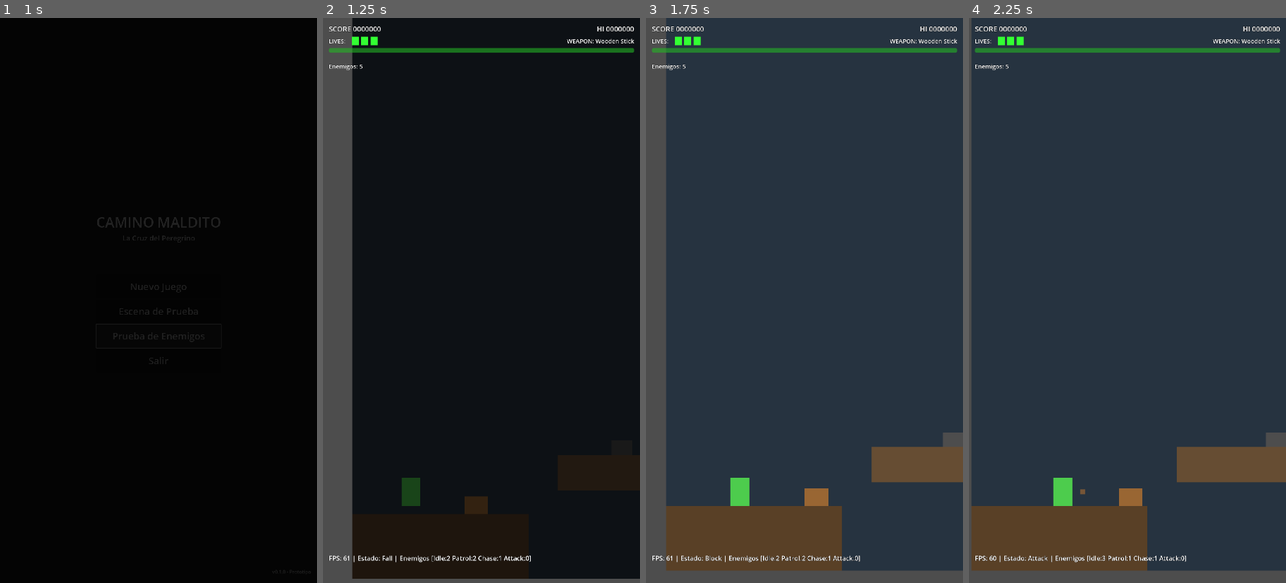
Above: before the commit, frames 1-4 (left to right).
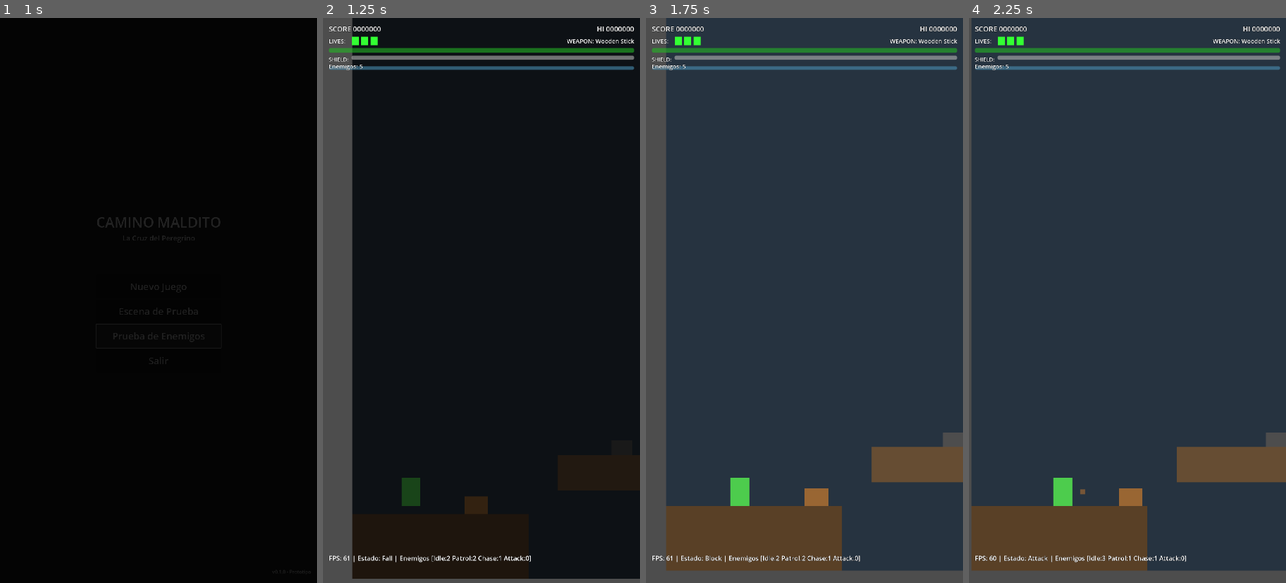
Above: after the commit, the same moments.

Repository: juanrafernandez/pilgrim
Game: Godot game, scene res://scenes/main/main_menu.tscn
The game is run twice, just before and just after one commit, with the same random seed, the same clock (stepped at 60 frames per second) and the same inputs.
Inputs:
- Up to frame 1 (1 s): click "Prueba de Enemigos" at 0.5 s
- Up to frame 2 (1.25 s): no input
- Up to frame 3 (1.75 s): tap Enter (ui_accept) at 1.25 s; hold Right (move_right) from 1.28 s (still down); hold Q (block) from 1.28 s (still down); tap A (jump) at 1.52 s
- Up to frame 4 (2.25 s): keep holding Right (move_right); release Q (block) at 2.03 s; tap S (attack) at 2.1 s

Frame 1 is identical in both runs. In frame 2, 1.4% of the frame differs, in the area x 1-99%, y 6-10%; in frame 3, 1.3%; in frame 4, 1.3%.

Commit message:
feat: add shield energy HUD with parry window indicator
Implements TASK-001.2: Shield Energy HUD for retro arcade visualization.

New UI Components:
- ShieldBar (shield_bar.tscn/gd) - Energy bar with color coding
  * Cyan (75-100% energy)
  * Blue (25-75% energy)
  * Orange (0-25% energy)
  * Gray (depleted)
- Parry window indicator with flashing "⚡PARRY!" text
- Smooth animations for parry flash effect

HUD Integration:
- Added ShieldBar to ArcadeHUD layout
- Positioned below HealthBar for clear hierarchy
- Added missing WeaponDurabilityBar and ComboLabel nodes to scene
- Color-coded feedback matches arcade aesthetic

Signal System:
- Shield.gd: Added parry_window_started/ended signals
- Player.gd: Added parry_window_active signal
- Connected all shield signals to HUD system
- Real-time energy updates during block/regen

Test Scene Updates:
- test_scene_enemies.gd: Connected shield signals to HUD
- Automatic parry indicator display during 0.2s window
- Perfect parry feedback through HUD

Visual Feedback:
- Energy bar color changes based on shield level
- Parry indicator flashes at 0.1s intervals during window
- Blocking adds subtle highlight to energy bar
- All text uses arcade-style outlines for readability

Architecture:
- ShieldBar is self-contained component
- Follows same pattern as existing HUD elements
- Uses signals for clean separation of concerns
- Compatible with retro pixel art aesthetic

Controls:
- Q key: Block (displays shield energy consumption)
- Parry window automatically shown first 0.2s of block

This completes the critical UI foundation for the shield system.
Players can now see energy levels and parry timing visually.

Next: TASK-001.3 (Sound Effects) and TASK-001.1 (Visual Effects)

Diff:
--- a/scenes/main/test_scene_enemies.gd
+++ b/scenes/main/test_scene_enemies.gd
@@ -29,6 +29,9 @@
 	player.died.connect(_on_player_died)
 	player.weapon_changed.connect(_on_player_weapon_changed)
 	player.weapon_durability_changed.connect(_on_weapon_durability_changed)
+	player.shield_energy_changed.connect(_on_shield_energy_changed)
+	player.perfect_parry.connect(_on_perfect_parry)
+	player.parry_window_active.connect(_on_parry_window_active)
 
 	# Connect GameManager signals
 	GameManager.lives_changed.connect(_on_lives_changed)
@@ -260,3 +263,18 @@
 func _on_combo_changed(combo_count: int, multiplier: float) -> void:
 	"""Handle combo changed from GameManager"""
 	arcade_hud.set_combo(combo_count, multiplier)
+
+
+func _on_shield_energy_changed(current: int, maximum: int) -> void:
+	"""Handle shield energy changed from player"""
+	arcade_hud.set_shield_energy(current, maximum)
+
+
+func _on_perfect_parry(damage_returned: int) -> void:
+	"""Handle perfect parry from player"""
+	print("PERFECT PARRY! Returned %d damage!" % damage_returned)
+
+
+func _on_parry_window_active(is_active: bool) -> void:
+	"""Handle parry window state change"""
+	arcade_hud.show_parry_window(is_active)
--- a/scenes/ui/arcade_hud.tscn
+++ b/scenes/ui/arcade_hud.tscn
@@ -1,6 +1,7 @@
-[gd_scene load_steps=3 format=3 uid="uid://c8q7x5r2m3v1p"]
+[gd_scene load_steps=4 format=3 uid="uid://c8q7x5r2m3v1p"]
 
 [ext_resource type="Script" path="res://scripts/ui/arcade_hud.gd" id="1_arcade_hud"]
+[ext_resource type="PackedScene" uid="uid://bp8k3m5n9qw2r" path="res://scenes/ui/shield_bar.tscn" id="2_shield_bar"]
 
 [sub_resource type="LabelSettings" id="LabelSettings_score"]
 font_size = 24
@@ -75,3 +76,19 @@
 max_value = 100.0
 value = 100.0
 show_percentage = false
+
+[node name="ShieldBar" parent="HUDContainer/VBox" instance=ExtResource("2_shield_bar")]
+layout_mode = 2
+
+[node name="WeaponDurabilityBar" type="ProgressBar" parent="HUDContainer/VBox"]
+custom_minimum_size = Vector2(0, 12)
+layout_mode = 2
+max_value = 100.0
+value = 100.0
+show_percentage = false
+
+[node name="ComboLabel" type="Label" parent="HUDContainer/VBox"]
+layout_mode = 2
+text = "COMBO x5  (2.0x)"
+horizontal_alignment = 1
+label_settings = SubResource("LabelSettings_normal")
--- /dev/null
+++ b/scenes/ui/shield_bar.tscn
@@ -0,0 +1,31 @@
+[gd_scene load_steps=3 format=3 uid="uid://bp8k3m5n9qw2r"]
+
+[ext_resource type="Script" path="res://scripts/ui/shield_bar.gd" id="1_shield_bar"]
+
+[sub_resource type="LabelSettings" id="LabelSettings_shield"]
+font_size = 18
+font_color = Color(1, 1, 1, 1)
+outline_size = 2
+outline_color = Color(0, 0, 0, 1)
+
+[node name="ShieldBar" type="HBoxContainer"]
+theme_override_constants/separation = 10
+script = ExtResource("1_shield_bar")
+
+[node name="ShieldLabel" type="Label" parent="."]
+layout_mode = 2
+text = "SHIELD:"
+label_settings = SubResource("LabelSettings_shield")
+
+[node name="EnergyBar" type="ProgressBar" parent="."]
+custom_minimum_size = Vector2(200, 14)
+layout_mode = 2
+size_flags_horizontal = 3
+max_value = 100.0
+value = 100.0
+show_percentage = false
+
+[node name="ParryIndicator" type="Label" parent="."]
+layout_mode = 2
+text = "⚡PARRY!"
+label_settings = SubResource("LabelSettings_shield")
--- a/scripts/player/player.gd
+++ b/scripts/player/player.gd
@@ -16,6 +16,7 @@
 signal projectile_thrown(projectile: Projectile)
 signal shield_energy_changed(current: int, max: int)
 signal perfect_parry(damage_returned: int)
+signal parry_window_active(is_active: bool)
 
 # Enums
 enum WeaponType {
@@ -539,6 +540,8 @@
 	shield.perfect_parry_triggered.connect(_on_perfect_parry_triggered)
 	shield.shield_depleted.connect(_on_shield_depleted)
 	shield.shield_recharged.connect(_on_shield_recharged)
+	shield.parry_window_started.connect(_on_parry_window_started)
+	shield.parry_window_ended.connect(_on_parry_window_ended)
 
 	print("Player: Shield initialized (Energy: %d/%d)" % [shield.current_energy, shield.max_energy])
 
@@ -559,6 +562,18 @@
 
 func _on_shield_recharged() -> void:
 	print("Player: Shield recharged!")
+
+
+func _on_parry_window_started() -> void:
+	"""Handle parry window started"""
+	parry_window_active.emit(true)
+	print("Player: PARRY WINDOW ACTIVE!")
+
+
+func _on_parry_window_ended() -> void:
+	"""Handle parry window ended"""
+	parry_window_active.emit(false)
+	print("Player: Parry window ended")
 
 
 ## Shield getters
--- a/scripts/ui/arcade_hud.gd
+++ b/scripts/ui/arcade_hud.gd
@@ -11,6 +11,7 @@
 @onready var lives_container: HBoxContainer = $HUDContainer/VBox/MiddleRow/LivesContainer
 @onready var weapon_label: Label = $HUDContainer/VBox/MiddleRow/WeaponLabel
 @onready var health_bar: ProgressBar = $HUDContainer/VBox/HealthBar
+@onready var shield_bar: ShieldBar = $HUDContainer/VBox/ShieldBar
 @onready var weapon_durability_bar: ProgressBar = $HUDContainer/VBox/WeaponDurabilityBar
 @onready var combo_label: Label = $HUDContainer/VBox/ComboLabel
 
@@ -156,3 +157,23 @@
 			combo_label.add_theme_color_override("font_color", Color(0.2, 1.0, 1.0))  # Cyan (good)
 	else:
 		combo_label.visible = false
+
+
+## Shield System Methods
+
+func set_shield_energy(current: int, maximum: int) -> void:
+	"""Update shield energy bar"""
+	if shield_bar:
+		shield_bar.set_energy(current, maximum)
+
+
+func show_parry_window(show: bool) -> void:
+	"""Show/hide parry window indicator"""
+	if shield_bar:
+		shield_bar.show_parry_indicator(show)
+
+
+func set_blocking(is_blocking: bool) -> void:
+	"""Visual feedback when player is blocking"""
+	if shield_bar:
+		shield_bar.set_blocking(is_blocking)
--- /dev/null
+++ b/scripts/ui/shield_bar.gd
@@ -0,0 +1,98 @@
+extends HBoxContainer
+class_name ShieldBar
+
+## Shield Energy Bar UI Component
+## Displays shield energy with color coding and parry window indicator
+## Retro arcade style matching the game's aesthetic
+
+# UI Elements
+@onready var shield_label: Label = $ShieldLabel
+@onready var energy_bar: ProgressBar = $EnergyBar
+@onready var parry_indicator: Label = $ParryIndicator
+
+# Visual settings
+const COLOR_HIGH: Color = Color(0.2, 0.8, 1.0)  # Cyan (75-100% energy)
+const COLOR_MEDIUM: Color = Color(0.0, 0.6, 1.0)  # Blue (25-75% energy)
+const COLOR_LOW: Color = Color(1.0, 0.4, 0.0)  # Orange (0-25% energy)
+const COLOR_DEPLETED: Color = Color(0.5, 0.5, 0.5)  # Gray (depleted)
+const PARRY_COLOR: Color = Color(1.0, 0.8, 0.0)  # Gold (parry active)
+
+# Animation
+var parry_flash_timer: float = 0.0
+var parry_flash_visible: bool = true
+const PARRY_FLASH_INTERVAL: float = 0.1  # Flash every 0.1s
+
+
+func _ready() -> void:
+	_setup_style()
+	if parry_indicator:
+		parry_indicator.visible = false
+
+
+func _process(delta: float) -> void:
+	# Animate parry indicator flash
+	if parry_indicator and parry_indicator.visible:
+		parry_flash_timer += delta
+		if parry_flash_timer >= PARRY_FLASH_INTERVAL:
+			parry_flash_timer = 0.0
+			parry_flash_visible = not parry_flash_visible
+			parry_indicator.modulate.a = 1.0 if parry_flash_visible else 0.3
+
+
+func _setup_style() -> void:
+	"""Setup arcade-style appearance"""
+	if shield_label:
+		shield_label.add_theme_color_override("font_color", Color(1.0, 1.0, 1.0))
+		shield_label.add_theme_color_override("font_outline_color", Color(0, 0, 0, 1))
+		shield_label.add_theme_constant_override("outline_size", 2)
+
+	if parry_indicator:
+		parry_indicator.add_theme_color_override("font_color", PARRY_COLOR)
+		parry_indicator.add_theme_color_override("font_outline_color", Color(0, 0, 0, 1))
+		parry_indicator.add_theme_constant_override("outline_size", 2)
+
+
+func set_energy(current: int, maximum: int) -> void:
+	"""Update shield energy display"""
+	if not energy_bar:
+		return
+
+	energy_bar.max_value = maximum
+	energy_bar.value = current
+
+	# Color code based on energy percentage
+	var percentage = float(current) / float(maximum) if maximum > 0 else 0.0
+
+	if current <= 0:
+		energy_bar.modulate = COLOR_DEPLETED
+	elif percentage <= 0.25:
+		energy_bar.modulate = COLOR_LOW
+	elif percentage <= 0.75:
+		energy_bar.modulate = COLOR_MEDIUM
+	else:
+		energy_bar.modulate = COLOR_HIGH
+
+
+func show_parry_indicator(show: bool) -> void:
+	"""Show/hide parry window indicator"""
+	if parry_indicator:
+		parry_indicator.visible = show
+		if show:
+			parry_flash_timer = 0.0
+			parry_flash_visible = true
+
+
+func set_blocking(is_blocking: bool) -> void:
+	"""Visual feedback when blocking is active"""
+	if energy_bar:
+		# Add a subtle glow/highlight when blocking
+		if is_blocking:
+			energy_bar.modulate = energy_bar.modulate.lightened(0.2)
+		# Modulate will be reset by set_energy() call
+
+
+func get_energy_percentage() -> float:
+	"""Get current energy as percentage"""
+	if energy_bar and energy_bar.max_value > 0:
+		return energy_bar.value / energy_bar.max_value
+	return 0.0
--- a/scripts/weapons/shield.gd
+++ b/scripts/weapons/shield.gd
@@ -12,6 +12,8 @@
 signal shield_recharged()
 signal block_started()
 signal block_ended()
+signal parry_window_started()
+signal parry_window_ended()
 
 # Constants
 const DEFAULT_MAX_ENERGY: int = 100
@@ -52,6 +54,7 @@
 		if parry_timer >= PERFECT_PARRY_WINDOW:
 			parry_window_active = false
 			parry_timer = 0.0
+			parry_window_ended.emit()
 
 	# Energy consumption while blocking
 	if is_blocking:
@@ -78,7 +81,8 @@
 	parry_timer = 0.0
 
 	block_started.emit()
-	print("Shield: Block started (Energy: %d/%d)" % [current_energy, max_energy])
+	parry_window_started.emit()
+	print("Shield: Block started - PARRY WINDOW ACTIVE (Energy: %d/%d)" % [current_energy, max_energy])
 
 	return true
 
